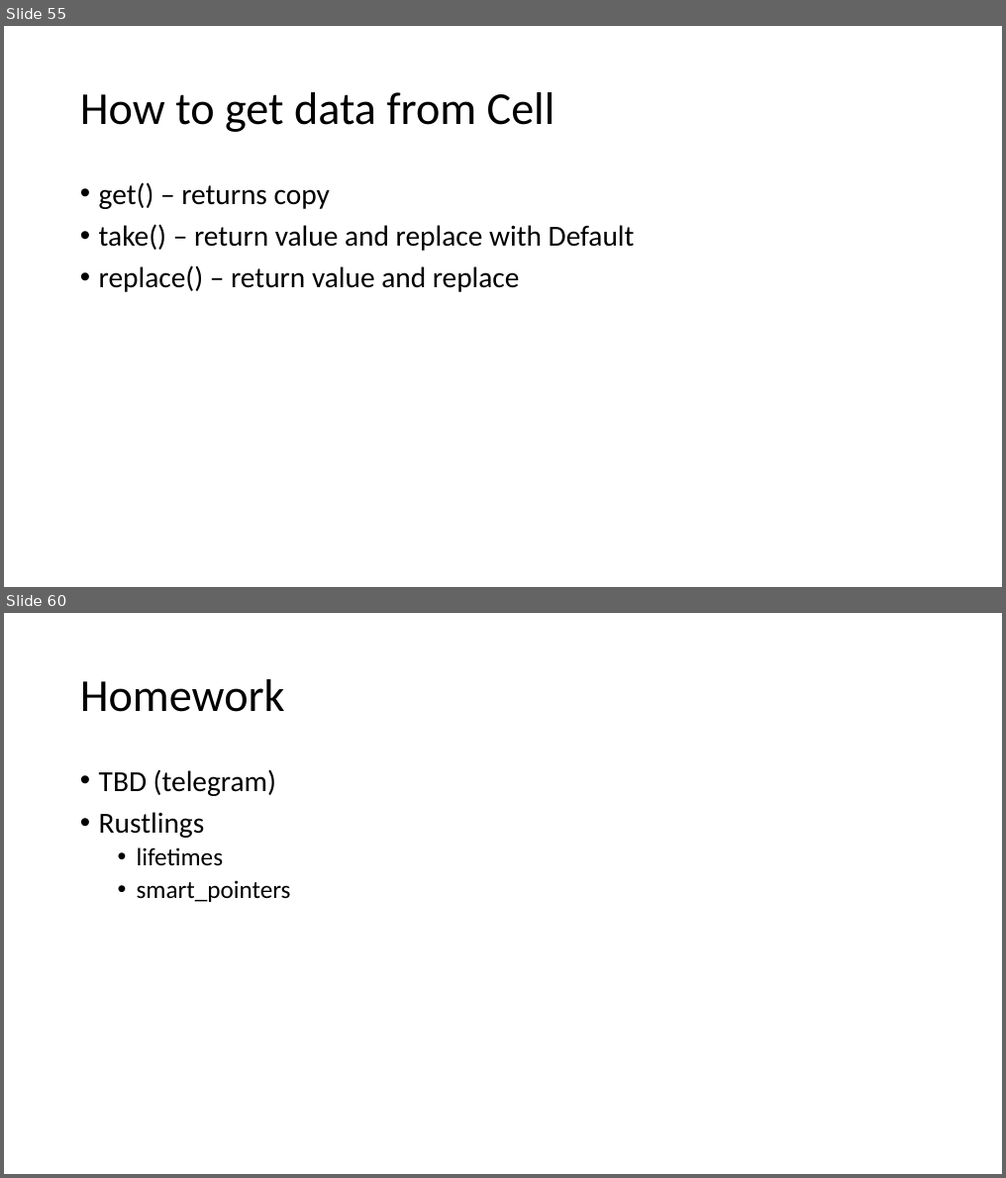
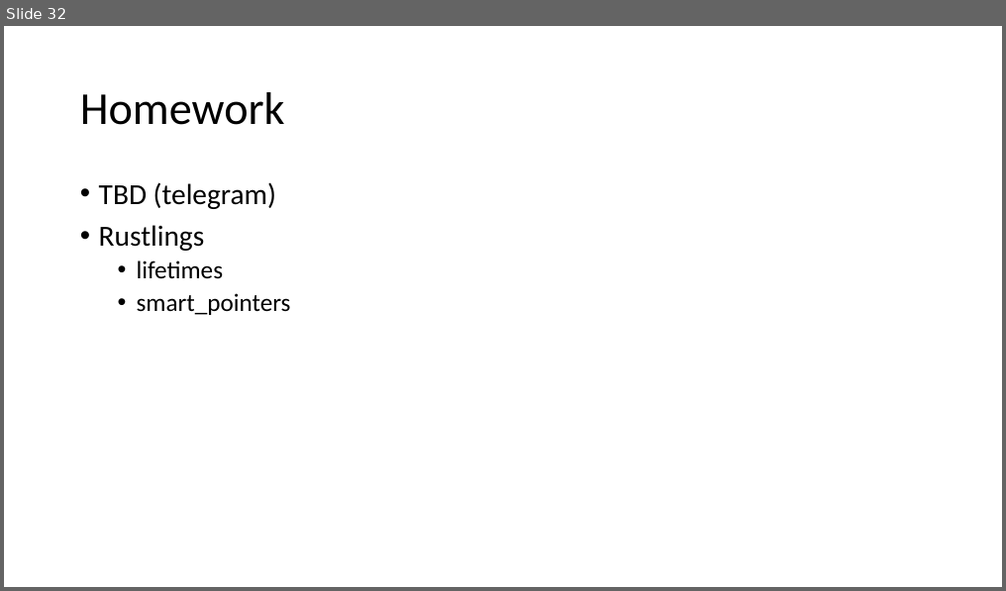
Before and after one commit to kugushev/course-rust-basics, a slide deck: src/03-LifetimesAndSmartPointers/03-LifetimesAndSmartPointers.pptx. Shown one above the other, each under a label of ours: slides 55 and 60 before the commit, slide 32 after it; the slides between them are not shown. The pictures are 1006x1178 and 1006x591 pixels, drawn with LibreOffice and Linux fonts; fonts in the diff are those of the drawing. Boxes give left, top, right and bottom in pixels: in the first picture for what was removed or moved away, otherwise in the second. Text is boxed around its words. In the diff, an @@ line names an element or a change of style, - is before the commit and + after.

```diff
--- a/src/03-LifetimesAndSmartPointers/03-LifetimesAndSmartPointers.pptx
+++ b/src/03-LifetimesAndSmartPointers/03-LifetimesAndSmartPointers.pptx
@@ slide 55 removed at [4, 26, 1002, 587], background #FFFFFF @@
@@ title removed at [80, 92, 555, 132] @@
-How to get data from Cell
@@ text removed at [99, 182, 635, 292] @@
-• get() – returns copy
-• take() – return value and replace with Default
-• replace() – return value and replace
@@ what was slide 60 is now slide 32 @@
```
Also in this commit, not shown: 27 other slides removed, 6 other files.
